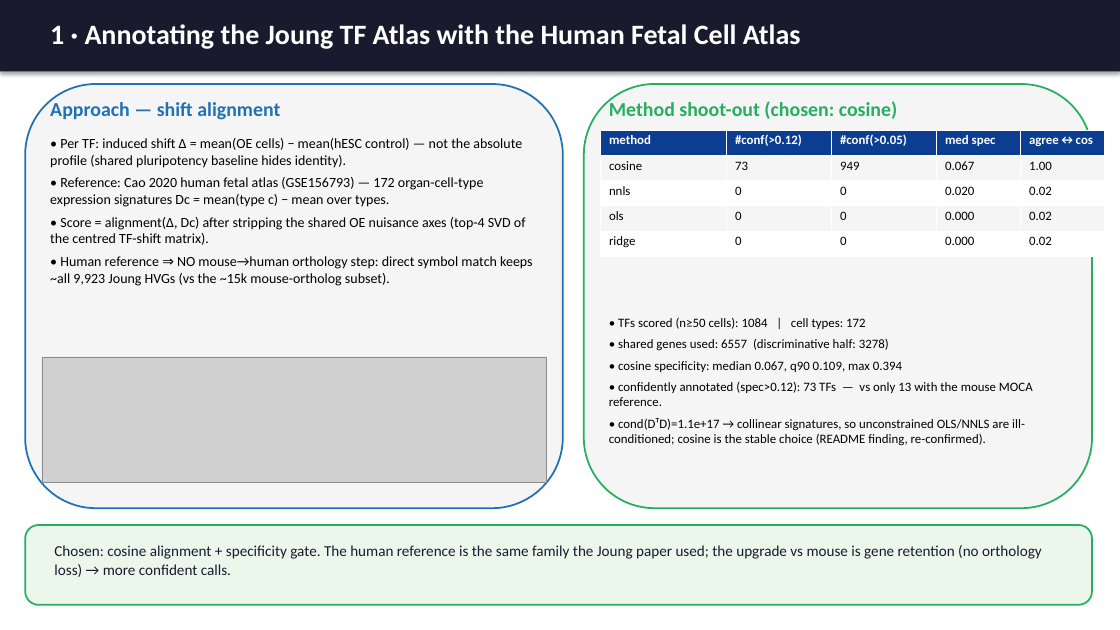
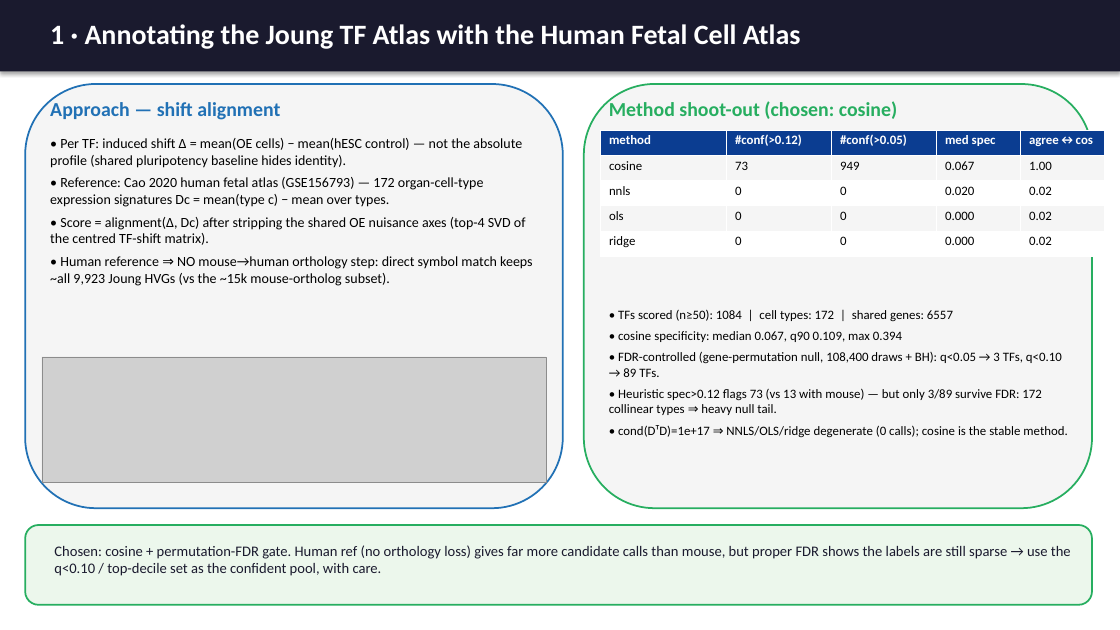
Before and after one commit to goodarzilab/scCausalRL, a slide deck: slide 2 of slides/exp17_19_overview.pptx. Drawn at 1120x630 pixels with LibreOffice and Linux fonts; fonts in the diff are those of the drawing; grey boxes stand for pictures. Boxes give left, top, right and bottom in pixels: in the first picture for what was removed or moved away, otherwise in the second. Text is boxed around its words. In the diff, an @@ line names an element or a change of style, - is before the commit and + after.

```diff
--- a/slides/exp17_19_overview.pptx
+++ b/slides/exp17_19_overview.pptx
@@ text "• TFs scored (n≥50): 1084 ..." moved from (x1=609, y1=318, x2=1033, y2=445) to (x1=609, y1=310, x2=1067, y2=438) @@
@@ text at (x1=618, y1=310, x2=953, y2=321): text changed @@
-• TFs scored (n≥50 cells): 1084 | cell types: 172
-• shared genes used: 6557 (discriminative half: 3278)
+• TFs scored (n≥50): 1084 | cell types: 172 | shared genes: 6557
@@ text at (x1=609, y1=352, x2=1067, y2=438): text changed @@
-• confidently annotated (spec>0.12): 73 TFs — vs only 13 with the mouse MOCA reference.
-• cond(DᵀD)=1.1e+17 → collinear signatures, so unconstrained OLS/NNLS are ill-conditioned; cosine is the stable choice (README finding, re-confirmed).
+• FDR-controlled (gene-permutation null, 108,400 draws + BH): q<0.05 → 3 TFs, q<0.10 → 89 TFs.
+• Heuristic spec>0.12 flags 73 (vs 13 with mouse) — but only 3/89 survive FDR: 172 collinear types ⇒ heavy null tail.
+• cond(DᵀD)=1e+17 ⇒ NNLS/OLS/ridge degenerate (0 calls); cosine is the stable method.
@@ text at (x1=54, y1=545, x2=1071, y2=576): text changed; size 13 to 12.5 pt @@
-Chosen: cosine alignment + specificity gate. The human reference is the same family the Joung paper used; the upgrade vs mouse is gene retention (no orthology loss) → more confident calls.
+Chosen: cosine + permutation-FDR gate. Human ref (no orthology loss) gives far more candidate calls than mouse, but proper FDR shows the labels are still sparse → use the q<0.10 / top-decile set as the confident pool, with care.
```
Also in this commit, not shown: 4 other files.
